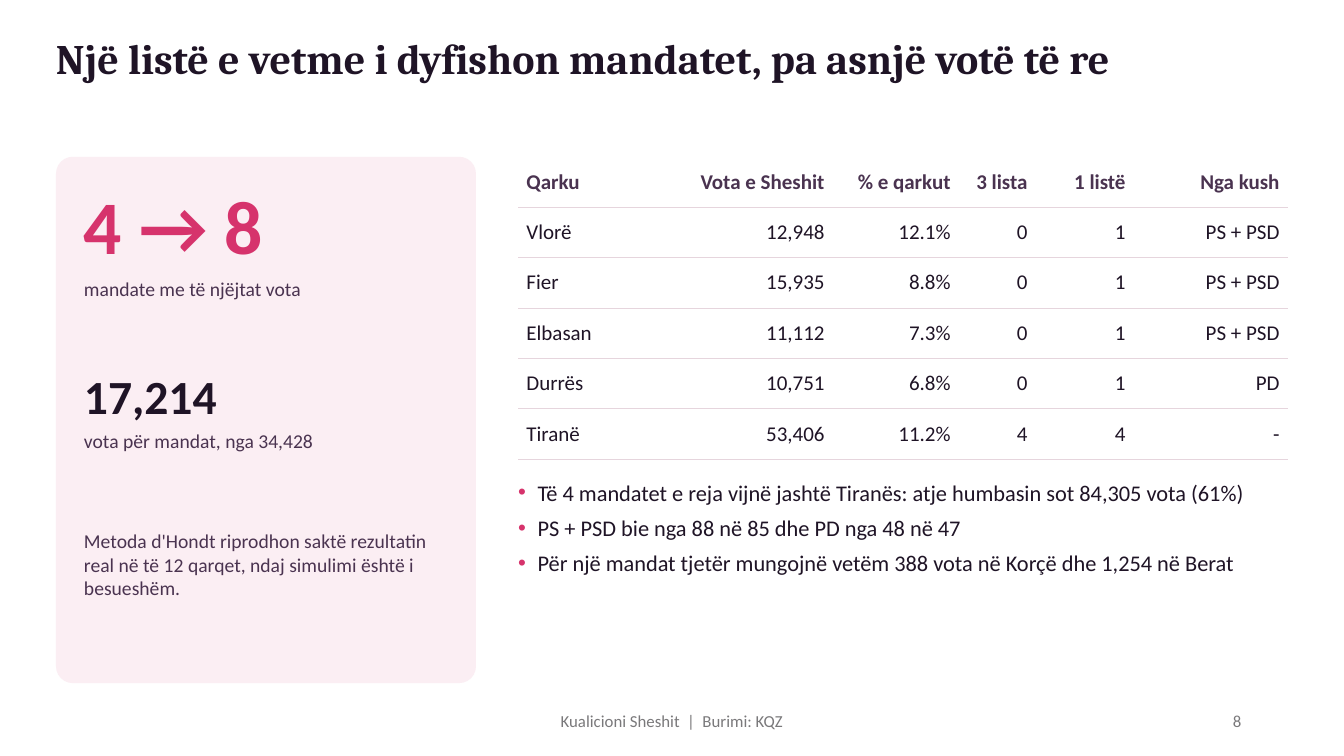
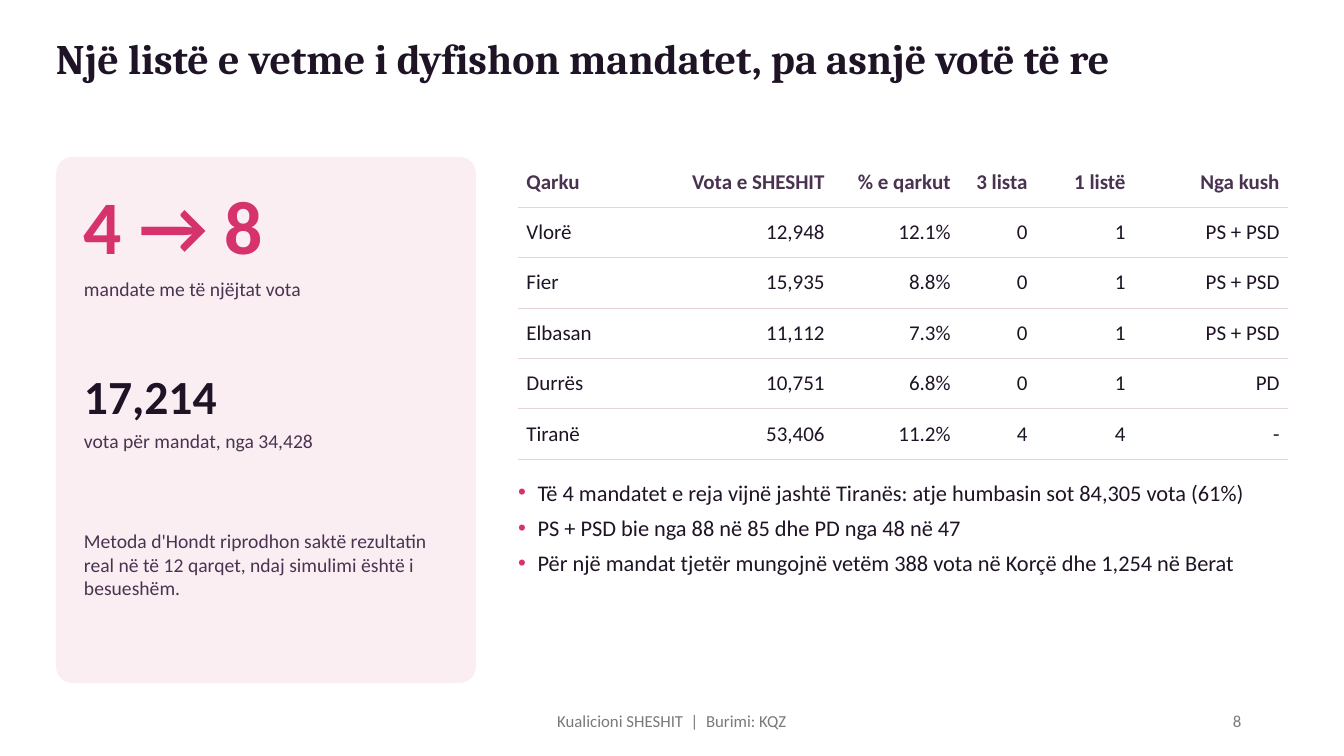
Before and after one commit to edibi/zgjedhjet-shqiperi, a slide deck: slide 8 of powerbi/prezantimi/kualicioni-sheshit-insights.pptx. Drawn at 1344x756 pixels with LibreOffice and Linux fonts; fonts in the diff are those of the drawing. Boxes give left, top, right and bottom in pixels: in the first picture for what was removed or moved away, otherwise in the second. Text is boxed around its words. In the diff, an @@ line names an element or a change of style, - is before the commit and + after.

```diff
--- a/powerbi/prezantimi/kualicioni-sheshit-insights.pptx
+++ b/powerbi/prezantimi/kualicioni-sheshit-insights.pptx
@@ table at [518,157,1289,460] @@
-row 1, column 2: Vota e Sheshit
+row 1, column 2: Vota e SHESHIT
@@ text at [557,715,786,729]: text changed @@
-Kualicioni Sheshit | Burimi: KQZ
+Kualicioni SHESHIT | Burimi: KQZ
```
Also in this commit, not shown: 13 other slides changed, 37 other files.
